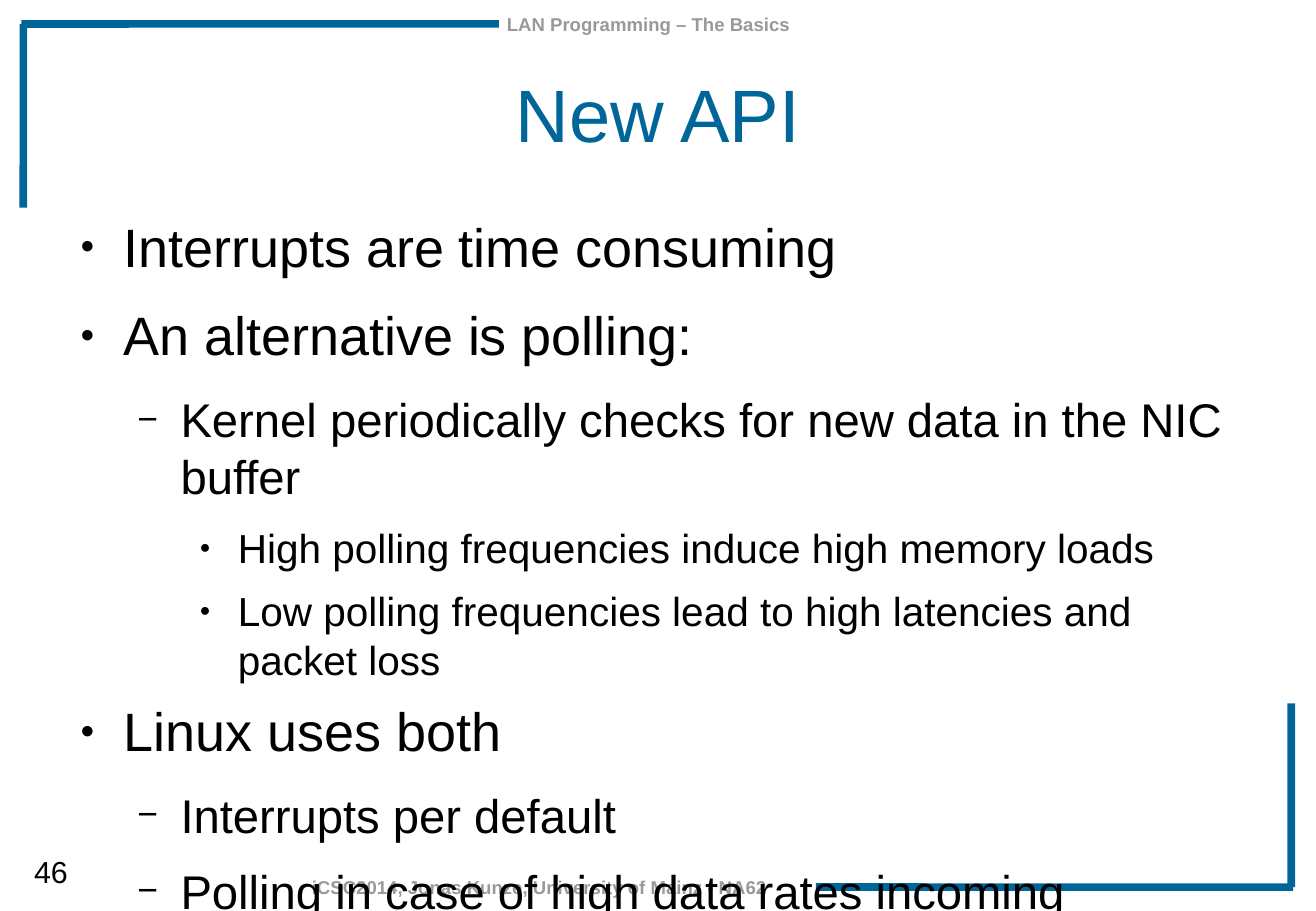
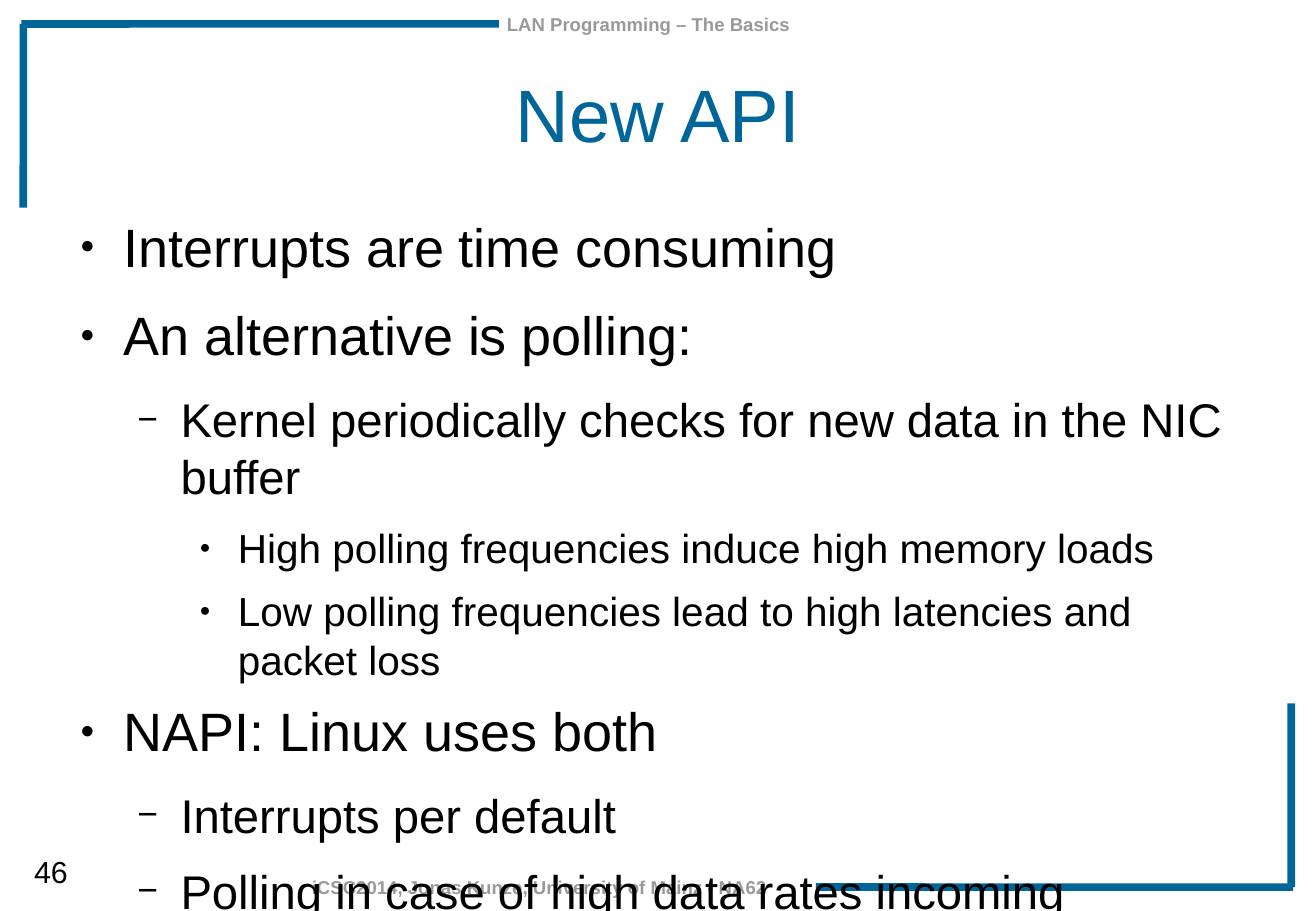
Before and after one commit to JonasKunze/icsc2014, a slide deck: slide 46 of iCSC-2014-LAN_Programming_Basics.odp. Drawn at 1316x911 pixels with LibreOffice and Linux fonts; fonts in the diff are those of the drawing; background and template pictures are left out. Boxes give left, top, right and bottom in pixels: in the first picture for what was removed or moved away, otherwise in the second. Text is boxed around its words. In the diff, an @@ line names an element or a change of style, - is before the commit and + after.

```diff
--- a/iCSC-2014-LAN_Programming_Basics.odp
+++ b/iCSC-2014-LAN_Programming_Basics.odp
@@ text at bbox=[123, 712, 657, 752]: text changed @@
-● Linux uses both
+● NAPI: Linux uses both
```
Also in this commit, not shown: 4 other slides changed, 2 other files.
